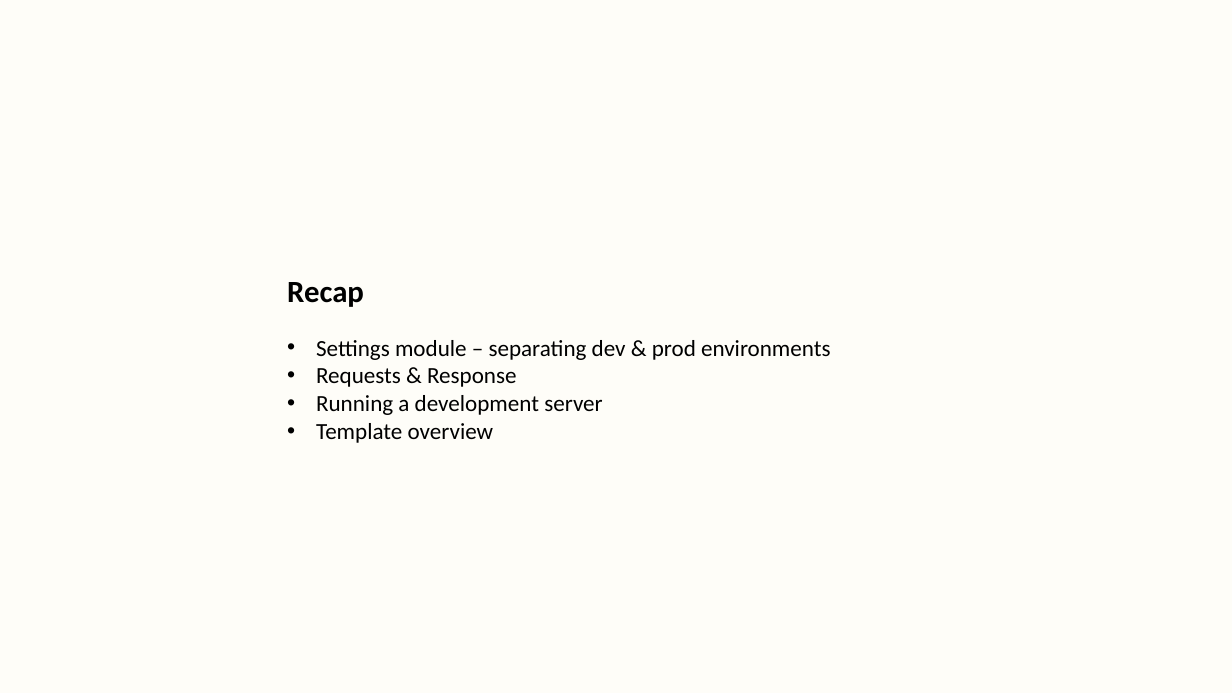
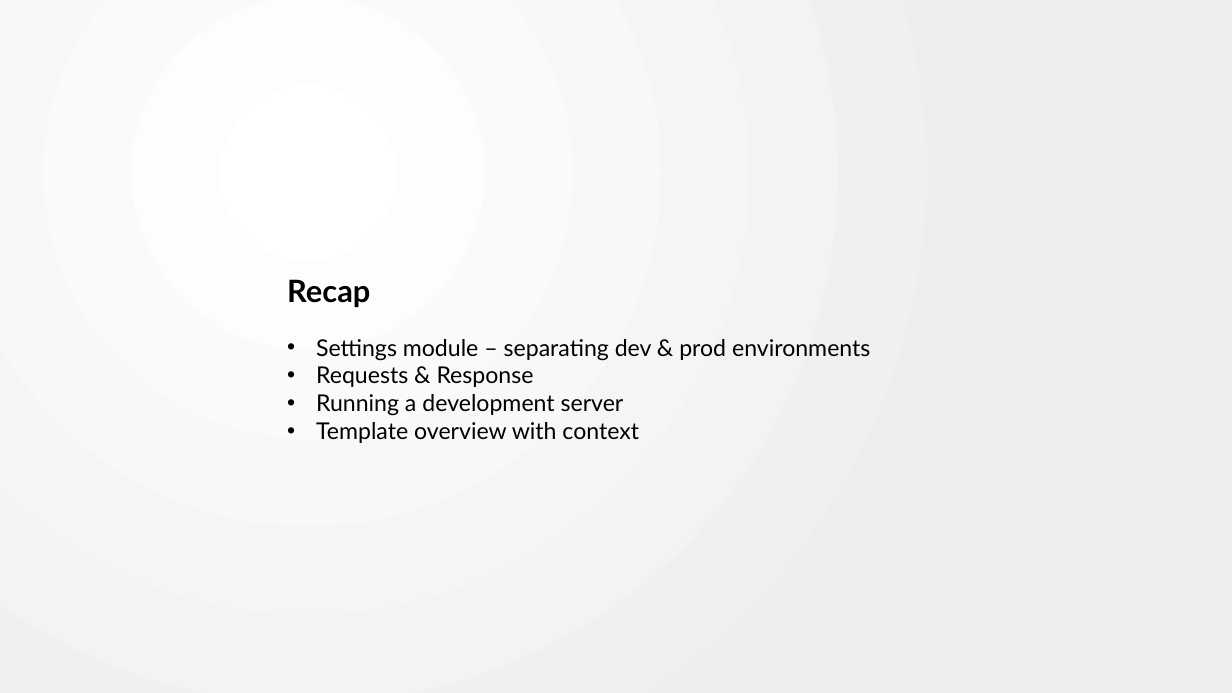
Before and after one commit to dharaneya/gym_web_app, a slide deck: slide 7 of practical_notes.pptx (slide 8 before the commit). Drawn at 1232x693 pixels with LibreOffice and Linux fonts; fonts in the diff are those of the drawing. Boxes give left, top, right and bottom in pixels: in the first picture for what was removed or moved away, otherwise in the second. Text is boxed around its words. In the diff, an @@ line names an element or a change of style, - is before the commit and + after.

Commit message:
template built in tags and filters

```diff
--- a/practical_notes.pptx
+++ b/practical_notes.pptx
@@ background #FEFDF8 to gradient #FFFFFF to #EEEEEE @@
@@ text at [287, 279, 870, 416]: font Calibri to Lato in "Recap", "Settings module – separating dev & prod ...", "Requests & Response", "Running a development server" @@
@@ text at [316, 422, 639, 443]: text changed; font Calibri to Lato @@
-• Template overview
+• Template overview with context
```
Also in this commit, not shown: 13 other slides changed, 9 slides added, 1 other file.
